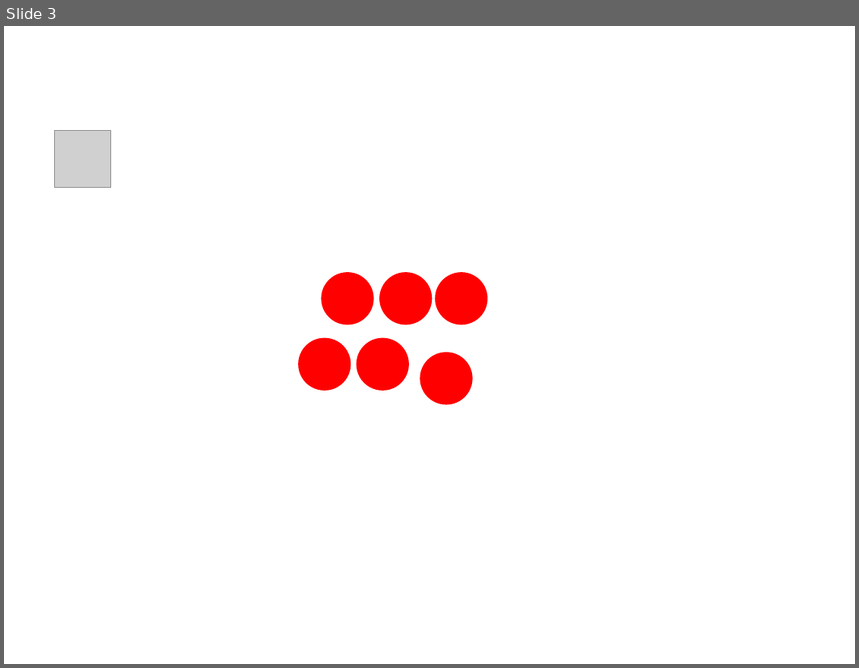
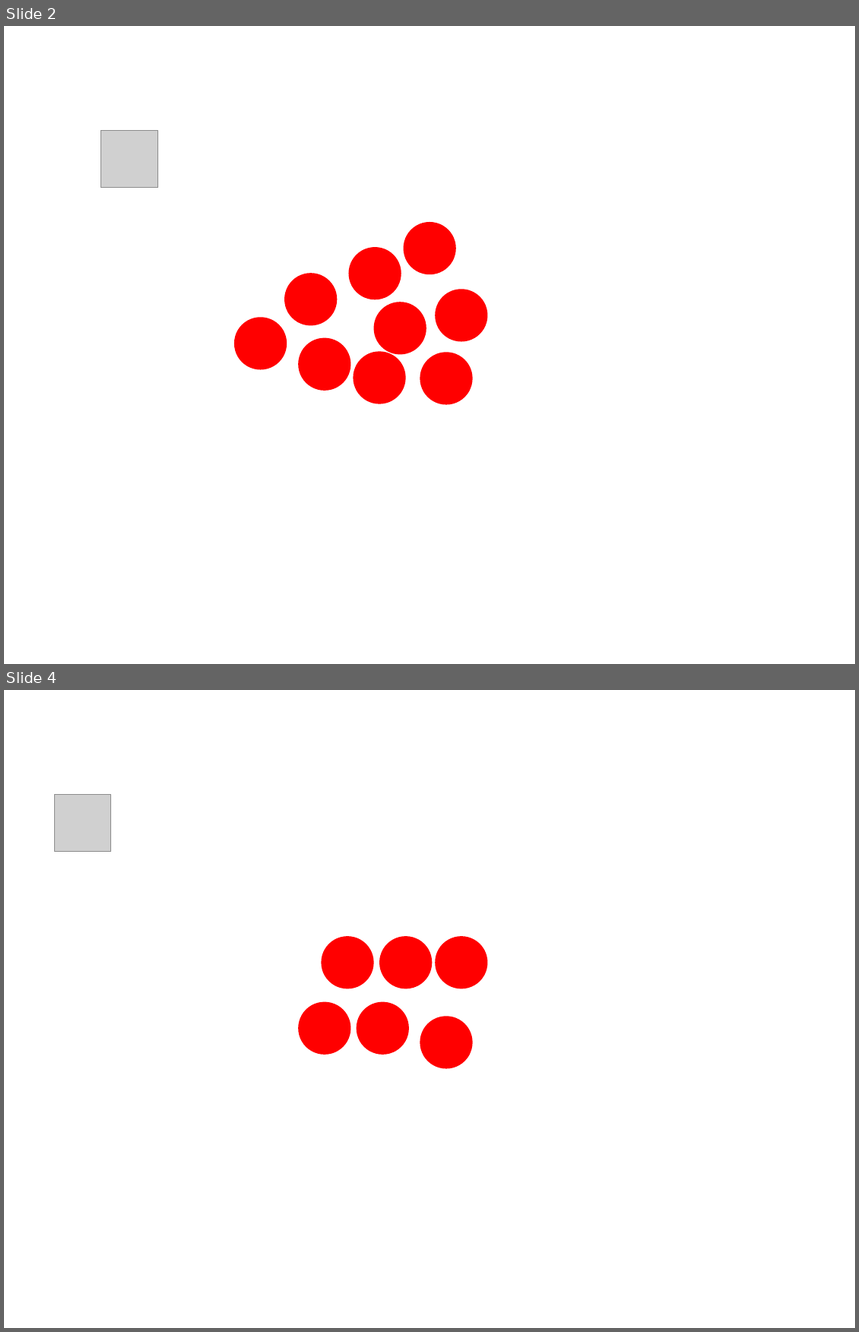
Before and after one commit to cafpleon/flash-cards, a slide deck: math/0009-en-1-nine.ppsx. Shown one above the other, each under a label of ours: slide 3 before the commit, slides 2 and 4 after it; the slides between them are not shown. The pictures are 859x668 and 859x1332 pixels, drawn with LibreOffice and Linux fonts; fonts in the diff are those of the drawing; grey boxes stand for pictures. Boxes give left, top, right and bottom in pixels: in the first picture for what was removed or moved away, otherwise in the second. Text is boxed around its words. In the diff, an @@ line names an element or a change of style, - is before the commit and + after.

```diff
--- a/math/0009-en-1-nine.ppsx
+++ b/math/0009-en-1-nine.ppsx
@@ slide 2 added at box(4, 26, 855, 664), background #FFFFFF @@
@@ picture added at box(101, 131, 158, 188) @@
@@ ellipse added at box(405, 224, 455, 274), fill #FF0000, outline #FF0000 2 pt @@
@@ ellipse added at box(350, 248, 400, 298), fill #FF0000, outline #FF0000 2 pt @@
@@ ellipse added at box(286, 275, 336, 325), fill #FF0000, outline #FF0000 2 pt @@
@@ ellipse added at box(436, 290, 487, 341), fill #FF0000, outline #FF0000 2 pt @@
@@ ellipse added at box(236, 319, 286, 369), fill #FF0000, outline #FF0000 2 pt @@
@@ ellipse added at box(375, 303, 425, 354), fill #FF0000, outline #FF0000 2 pt @@
@@ ellipse added at box(300, 339, 350, 389), fill #FF0000, outline #FF0000 2 pt @@
@@ ellipse added at box(354, 353, 405, 403), fill #FF0000, outline #FF0000 2 pt @@
@@ ellipse added at box(421, 354, 471, 404), fill #FF0000, outline #FF0000 2 pt @@
@@ what was slide 3 is now slide 4 @@
```
Also in this commit, not shown: 2 other slides added, 3 slides removed, 24 other files.
